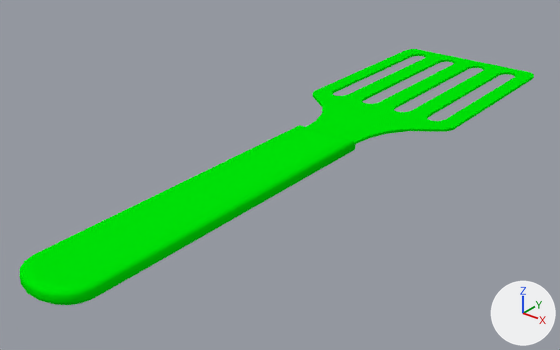
Renders of the Blender file 01-Models/sl-pfannenwender.blend from each side of a commit.
The view is the same before and after, from a 50 mm lens placed at (28.5, -48.8, 21.2), pointed at (-1.4, -11.4, -2.0). The axes (+X, +Y, +Z) are drawn at lower right. The lights are the same throughout.
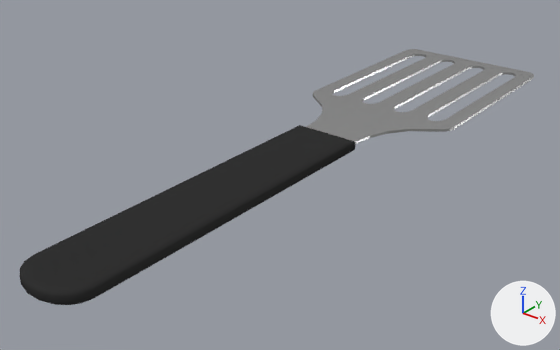
Boxes (x1, y1, x2, y2) around the edits, measured in the pictures (560 x 350 px):
```json
{"part": 1, "of": "me_circle", "change": "recoloured", "before": [20, 125, 356, 305], "after": [20, 125, 356, 305], "on screen": "green to black"}
{"part": 2, "of": "me_circle", "change": "recoloured", "before": [307, 49, 534, 144], "after": [307, 49, 534, 144], "on screen": "green to grey"}
```

Edits to the scene script, one JSON object a line:
```json
{"op": "add", "block": "mat_metal", "code": ["mat_metal = bpy.data.materials.new('metal')", "mat_metal.use_nodes = True; mat_metal.node_tree.nodes.clear()", "_N = mat_metal.node_tree.nodes; _L = mat_metal.node_tree.links", "n0 = _N.new('ShaderNodeOutputMaterial'); n0.name = 'Material Output'", "n1 = _N.new('ShaderNodeBsdfAnisotropic'); n1.name = 'Glossy BSDF'", "n1.distribution = 'GGX'", "n1.inputs[0].default_value = (0.604, 0.604, 0.604, 1.0)  # 'Color', light grey #cccccc", "n1.inputs[1].default_value = 0.316  # 'Roughness'", "_L.new(n1.outputs[0], n0.inputs[0])  # 'BSDF' to 'Surface'"]}
{"op": "add", "block": "mat_schwarz", "code": ["mat_schwarz = diffuse_material('schwarz')", "mat_schwarz.base_color = (0.0331, 0.0331, 0.0331)  # black #333333", "mat_schwarz.roughness = 0.1"]}
{"block": "me_circle", "where": "me_circle.from_pydata(...)  # 342 vertices, 247 faces; spans x -6.1..6.1, y -32.1..14.1, z -0.4..0.6"}
{"block": "me_circle", "where": "# used by ob_circle; location = (0.0, 0.0, 0.0)"}
{"block": "me_circle", "change": "me_circle part 1: all 137 faces centred in x -2.4..2.4, y -32.1..-8.1, z -0.3..0.5 switch from mat_material (green #00e708) to mat_schwarz (black #333333)"}
{"block": "me_circle", "change": "me_circle part 2: all 110 faces centred in x -6.1..6.1, y -7.9..14.1, z 0.0..0.2 switch from mat_material (green #00e708) to mat_metal"}
```
